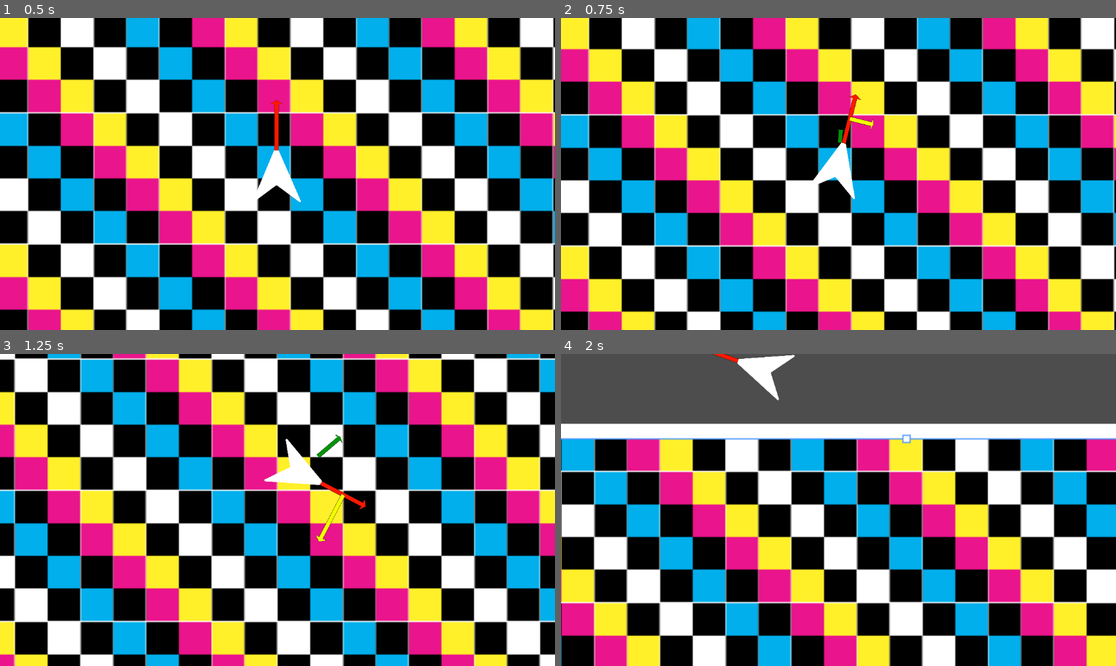
Above: before the commit, frames 1-4 (two rows, left to right).
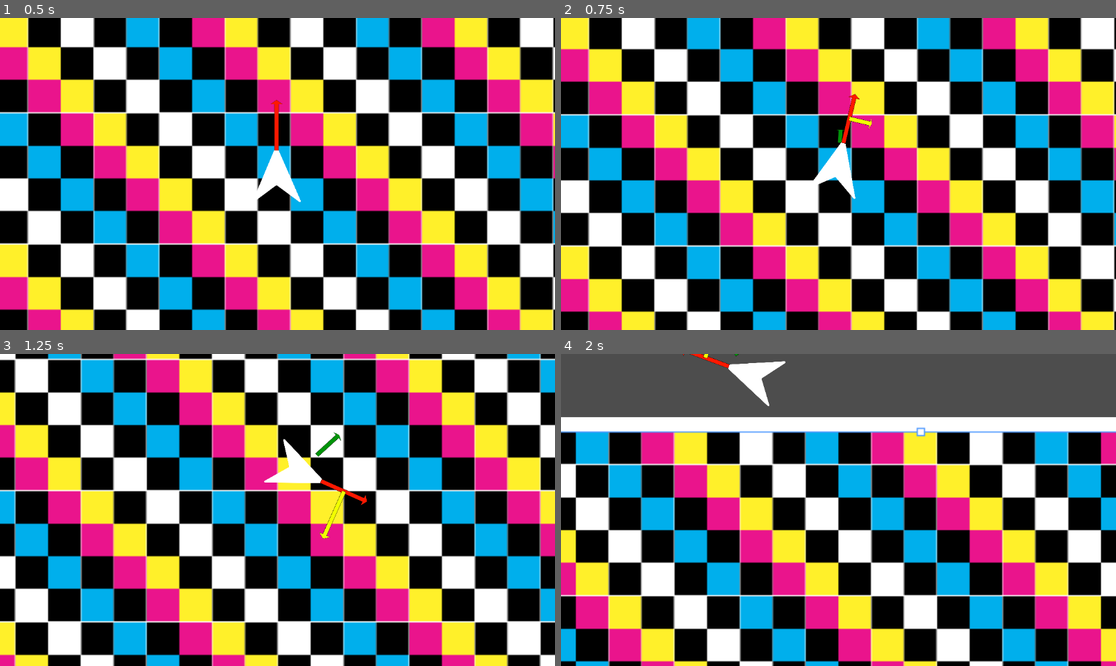
Above: after the commit, the same moments.

Repository: ParadoxArcher/Angle_Advantage
Game: Godot game, scene res://Scenes/GameScene.tscn
The game is run twice, just before and just after one commit, with the same random seed, the same clock (stepped at 60 frames per second) and the same inputs.
Inputs:
- Up to frame 1 (0.5 s): no input
- Up to frame 2 (0.75 s): tap Enter at 0.5 s; hold D (RotateRight) from 0.53 s (still down); hold W (Boost) from 0.53 s (still down)
- Up to frame 3 (1.25 s): keep holding D (RotateRight); keep holding W (Boost)
- Up to frame 4 (2 s): release D (RotateRight) at 1.28 s; release W (Boost) at 1.28 s; hold S (Back) from 1.28 s (still down); tap Space (Dodge) at 1.35 s

Frame 1 is identical in both runs. In frame 2, 0.2% of the frame differs, in the area x 45-57%, y 24-59%; in frame 3, 11%; in frame 4, 48%, in the area x 0-100%, y 0-100%.

Commit message:
vault backup: 2025-01-11 22:15:32

Diff:
--- a/zProject Files/Godot/Scripts/PlayerScript.gd
+++ b/zProject Files/Godot/Scripts/PlayerScript.gd
@@ -4,7 +4,7 @@
 ## Rotation Variables
 var RotaSpeed : float = 0
 @export var MaxRota = [TAU, TAU] # {0: Fluctuating, 1: BaseMaxRota}
-@export var RotaAccel = [PI/2,  PI/6] # {0: RotaAccel, 1: BaseRotaDecel}
+@export var RotaAccel = [PI/2,  PI/8] # {0: RotaAccel, 1: BaseRotaDecel}
 
 ## Brake Variables
 @export var BrakeDecel = [2.5, 2] # {0: SpeedDecelMultiplier, 1: RotaDecelMultiplier}
Not shown, changed: .obsidian/workspace.json
